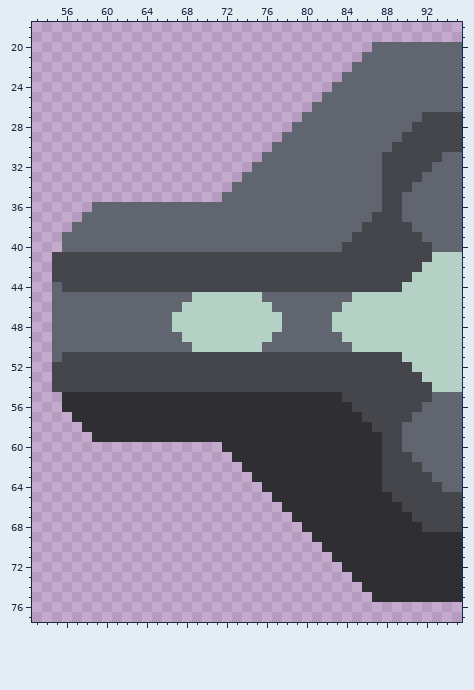
Sprite sheet -- assets/sprites/blocks/drills/wall-grinder-top.png. Above: the version before the commit.
The file is 96x96 pixels. Shown: x 53..95, y 18..77.
Now the later version:
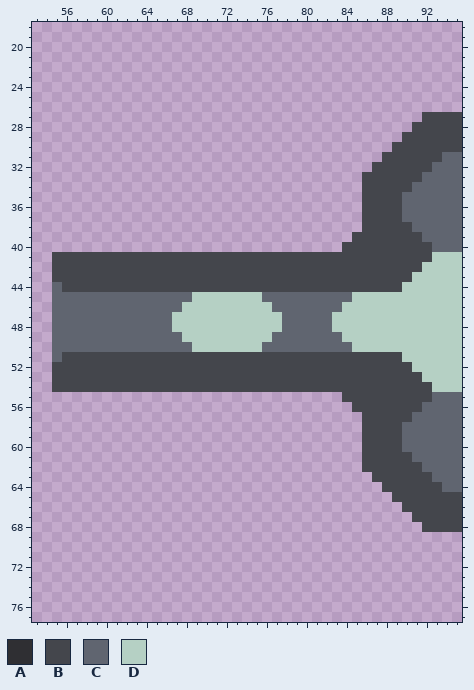
Palette (. is transparent): A #2f2f33  B #44464c  C #606570  D #b5d0c4
Edits made:
y 20: x 87..95 CCCCCCCCC -> .........
y 21: x 86..95 CCCCCCCCCC -> ..........
y 22: x 85..95 CCCCCCCCCCC -> ...........
y 23: x 84..95 CCCCCCCCCCCC -> ............
y 24: x 83..95 CCCCCCCCCCCCC -> .............
y 25: x 82..95 CCCCCCCCCCCCCC -> ..............
y 26: x 81..95 CCCCCCCCCCCCCCC -> ...............
y 27: x 80..91 CCCCCCCCCCCC -> ............
y 28: x 79..90 CCCCCCCCCCCC -> ............
y 29: x 78..89 CCCCCCCCCCCC -> ............
y 30: x 77..88 CCCCCCCCCCCC -> ............
y 31: x 76..87 CCCCCCCCCCCC -> ............
y 32: x 75..87 CCCCCCCCCCCCC -> ............B
y 33: x 74..87 CCCCCCCCCCCCCC -> ............BB
y 34: x 73..87 CCCCCCCCCCCCCCC -> .............BB
y 35: x 72..87 CCCCCCCCCCCCCCCC -> ..............BB
y 36: x 59..87 CCCCCCCCCCCCCCCCCCCCCCCCCCCCC -> ...........................BB
y 37: x 58..86 CCCCCCCCCCCCCCCCCCCCCCCCCCCCC -> ............................B
y 38: x 57..85 CCCCCCCCCCCCCCCCCCCCCCCCCCCCC -> .............................
y 39: x 56..84 CCCCCCCCCCCCCCCCCCCCCCCCCCCCC -> .............................
y 40: x 56..83 CCCCCCCCCCCCCCCCCCCCCCCCCCCC -> ............................
y 55: x 56..83 AAAAAAAAAAAAAAAAAAAAAAAAAAAA -> ............................
y 56: x 56..84 AAAAAAAAAAAAAAAAAAAAAAAAAAAAA -> .............................
y 57: x 57..85 AAAAAAAAAAAAAAAAAAAAAAAAAAAAA -> .............................
y 58: x 58..86 AAAAAAAAAAAAAAAAAAAAAAAAAAAAA -> ............................B
y 59: x 59..87 AAAAAAAAAAAAAAAAAAAAAAAAAAAAA -> ...........................BB
y 60: x 72..87 AAAAAAAAAAAAAAAA -> ..............BB
y 61: x 73..87 AAAAAAAAAAAAAAA -> .............BB
y 62: x 74..87 AAAAAAAAAAAAAA -> ............BB
y 63: x 75..87 AAAAAAAAAAAAA -> ............B
y 64: x 76..87 AAAAAAAAAAAA -> ............
y 65: x 77..88 AAAAAAAAAAAA -> ............
y 66: x 78..89 AAAAAAAAAAAA -> ............
y 67: x 79..90 AAAAAAAAAAAA -> ............
y 68: x 80..91 AAAAAAAAAAAA -> ............
y 69: x 81..95 AAAAAAAAAAAAAAA -> ...............
y 70: x 82..95 AAAAAAAAAAAAAA -> ..............
y 71: x 83..95 AAAAAAAAAAAAA -> .............
y 72: x 84..95 AAAAAAAAAAAA -> ............
y 73: x 85..95 AAAAAAAAAAA -> ...........
y 74: x 86..95 AAAAAAAAAA -> ..........
y 75: x 87..95 AAAAAAAAA -> .........
Boxes around the changes in both pictures, in picture pixels (x1, y1, x2, y2):
changed: (62, 42, 462, 252)
changed: (62, 392, 462, 602)
